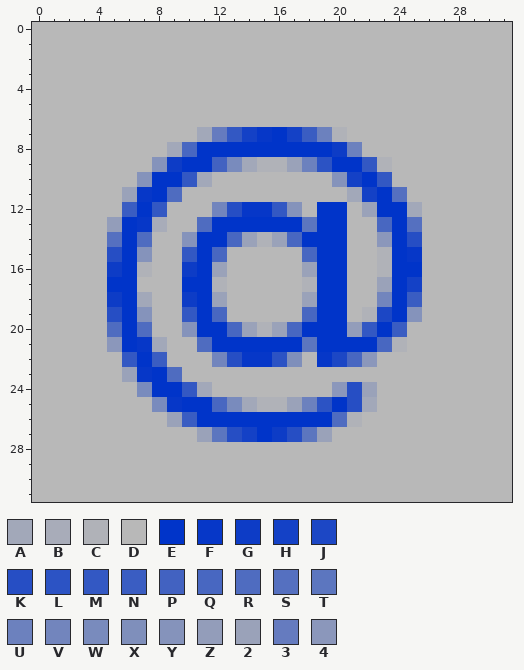
Pixel-art sprite: sprite_player.png. That is the earlier state.
The file is 32x32 pixels. Colours within 5 levels of each other are drawn and written as one.
Palette (. is transparent): A #a2a8b9  B #a8acb9  C #b0b2b8  D #b8b8b8  E #0034c9  F #0637c8  G #0d3cc6  H #1441c6  J #1c47c5  K #264ec4  L #2c53c4  M #3358c3  N #3a5dc2  P #4262c1  Q #4867c1  R #4f6cc0  S #5570c0  T #5c76bf  U #6c81be  V #7285bd  W #798bbd  X #7f8fbb  Y #8593bb  Z #939dba  2 #9aa2b9  3 #657bbf  4 #8b97bb
Pixels before, first column x 0:
 0 DDDDDDDDDDDDDDDDDDDDDDDDDDDDDDDD
 1 DDDDDDDDDDDDDDDDDDDDDDDDDDDDDDDD
 2 DDDDDDDDDDDDDDDDDDDDDDDDDDDDDDDD
 3 DDDDDDDDDDDDDDDDDDDDDDDDDDDDDDDD
 4 DDDDDDDDDDDDDDDDDDDDDDDDDDDDDDDD
 5 DDDDDDDDDDDDDDDDDDDDDDDDDDDDDDDD
 6 DDDDDDDDDDDDDDDDDDDDDDDDDDDDDDDD
 7 DDDDDDDDDDDA3MHFEHNUCDDDDDDDDDDD
 8 DDDDDDDDDAQEEEEEEEEEGUDDDDDDDDDD
 9 DDDDDDDDYGEEPWACC2ULEEMCDDDDDDDD
10 DDDDDDDYEEMADDDDDDDDYHEMDDDDDDDD
11 DDDDDD2FERDDDDDDDDDDDAHESDDDDDDD
12 DDDDDDNEMDDDVKFFMYDEED2EEADDDDDD
13 DDDDDZEFBDDREEEEEETEEDDQESDDDDDD
14 DDDDDSERDDYEEQ2C2QEEEDD4EKDDDDDD
15 DDDDDKEYDDMEQDDDDDQEEDDCEFDDDDDD
16 DDDDDGECDDGE2DDDDD2EEDDCEEDDDDDD
17 DDDDDEEDDDEECDDDDDCEEDD2EHDDDDDD
18 DDDDDGEADDGE2DDDDD2EEDDVENDDDDDD
19 DDDDDKEYDDMEQDDDDDQEEDCJEYDDDDDD
20 DDDDDRERDDYEEQ2C2QEEEZMENDDDDDDD
21 DDDDD4EFADDREEEEEETEEEEQCDDDDDDD
22 DDDDDDMENDDDVKFFLXDFJQ4DDDDDDDDD
23 DDDDDD2FERDDDDDDDDDDDDDDDDDDDDDD
24 DDDDDDDWEEMADDDDDDDD4K2DDDDDDDDD
25 DDDDDDDDWFEEQWACC2ULEKADDDDDDDDD
26 DDDDDDDDD2NEEEEEEEEERCDDDDDDDDDD
27 DDDDDDDDDDD2TKHEGKT2DDDDDDDDDDDD
28 DDDDDDDDDDDDDDDDDDDDDDDDDDDDDDDD
29 DDDDDDDDDDDDDDDDDDDDDDDDDDDDDDDD
30 DDDDDDDDDDDDDDDDDDDDDDDDDDDDDDDD
31 DDDDDDDDDDDDDDDDDDDDDDDDDDDDDDDD
New version:
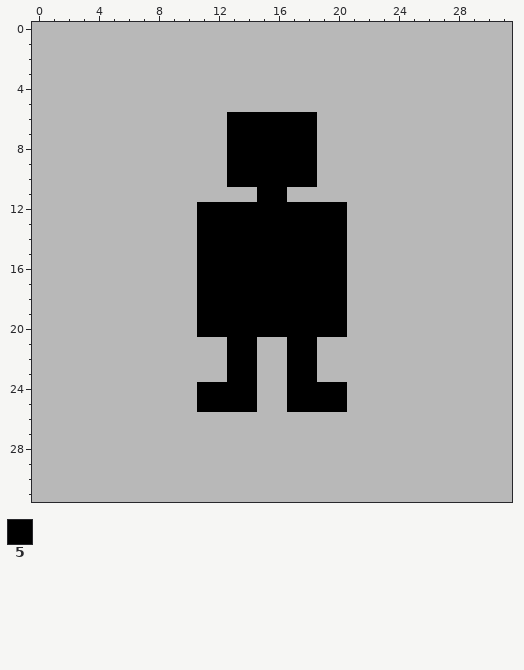
Colours new in this view: 5 #000000
Difference:
Changed rows in their new state; - is an unchanged pixel.
first column x 5:
 6 --------555555-------
 7 ------DD555555DD-----
 8 ----DDDD555555DDD----
 9 ---DDDDD555555DDDDD--
10 --DDDDD-555555-DDDD--
11 -DDDD-----55----DDDD-
12 -DDD--5555555555-DDDD
13 DDDD--5555555555--DDD
14 DDD--D5555555555--DDD
15 DDD--D5555555555--DDD
16 DDD--D5555555555--DDD
17 DD---D5555555555--DDD
18 DDD--D5555555555--DDD
19 DDD--D5555555555-DDDD
20 DDD--D5555555555DDDD-
21 DDDD--DD55DD55DDDDDD-
22 -DDD---D55DD55DDDD---
23 -DDDD---55--55-------
24 --DDDD5555--5555DD---
25 ---DDD5555DD5555DD---
26 ----DDDDDDDDDDDDD----
27 ------DDDDDDDDD------
Where, in picture pixels (left, top, right, bottom), the same in both pictures:
changed: (107, 112, 422, 442)
